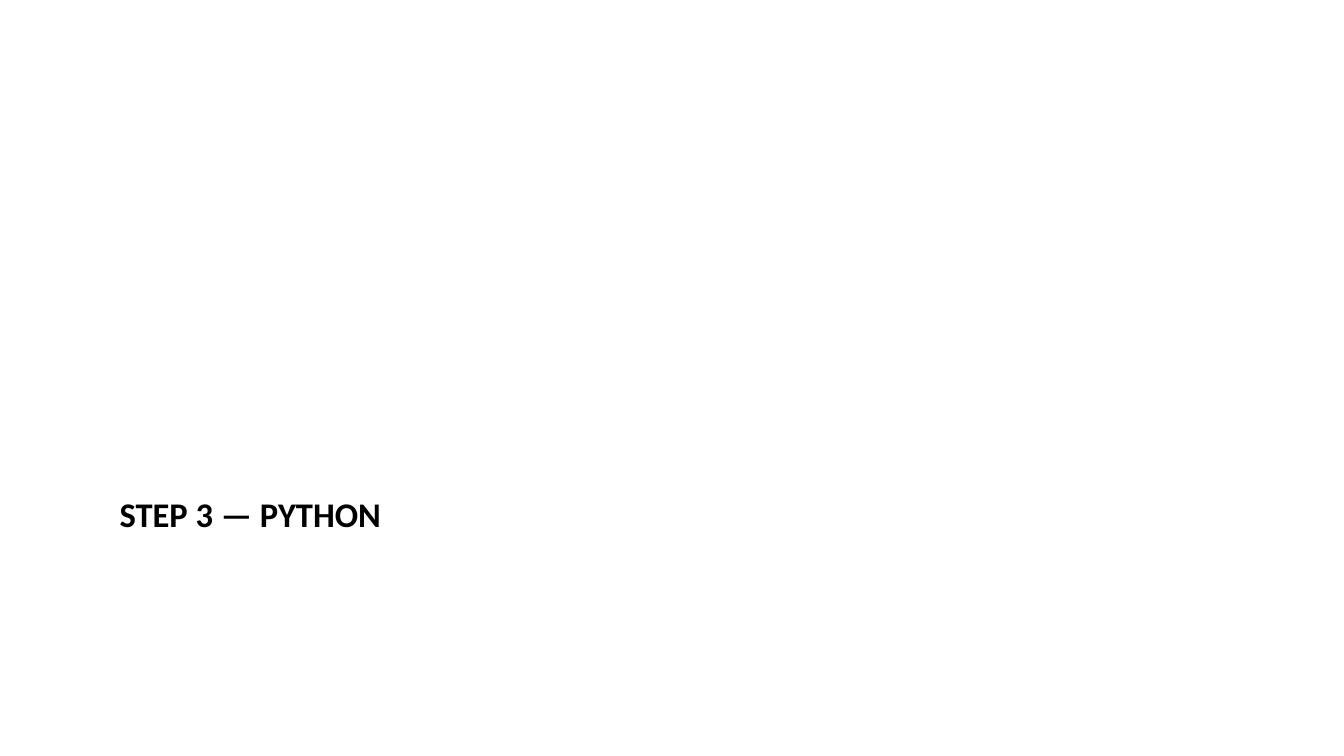
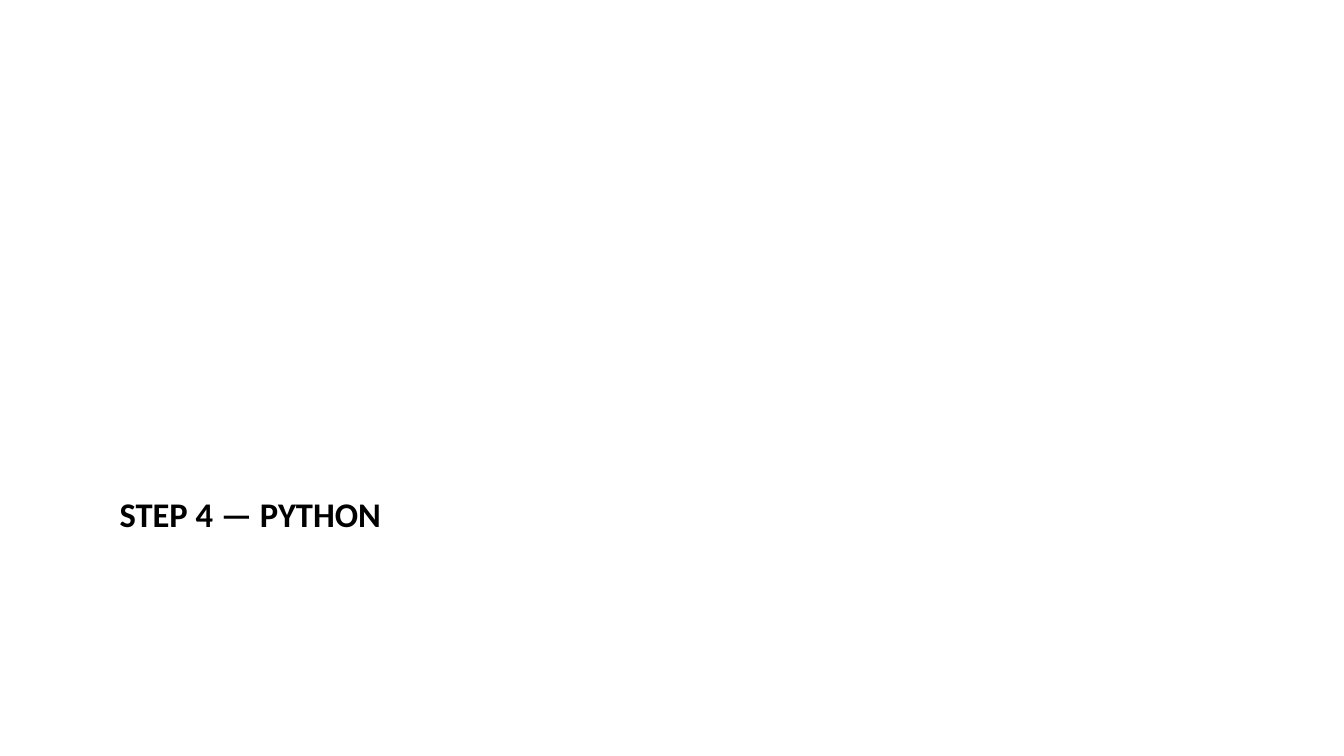
Before and after one commit to warint/quantitative-methods, a slide deck: slide 22 of 01-foundations-scenarios-and-tools/00-pre-session/slides-welcome-and-setup.pptx (slide 18 before the commit). Drawn at 1344x756 pixels with LibreOffice and Linux fonts; fonts in the diff are those of the drawing. Boxes give left, top, right and bottom in pixels: in the first picture for what was removed or moved away, otherwise in the second. Text is boxed around its words. In the diff, an @@ line names an element or a change of style, - is before the commit and + after.

```diff
--- a/01-foundations-scenarios-and-tools/00-pre-session/slides-welcome-and-setup.pptx
+++ b/01-foundations-scenarios-and-tools/00-pre-session/slides-welcome-and-setup.pptx
@@ title at (120, 504, 381, 528): text changed @@
-STEP 3 — PYTHON
+STEP 4 — PYTHON
```
Also in this commit, not shown: 5 other slides changed, 4 slides added, 7 other files.
